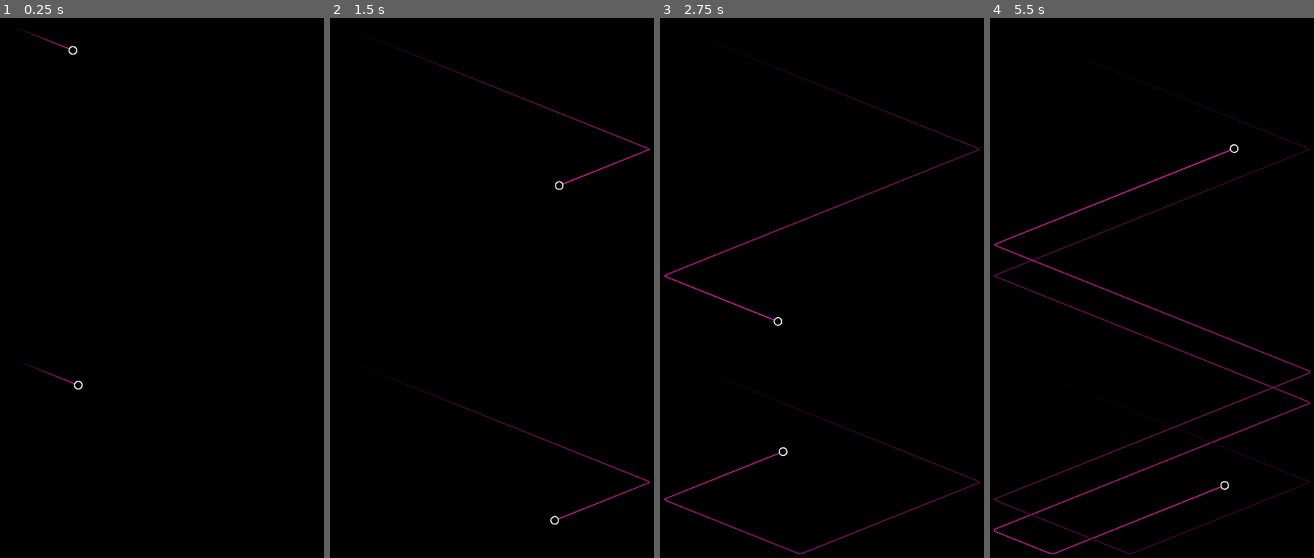
Above: before the commit, frames 1-4 (left to right).
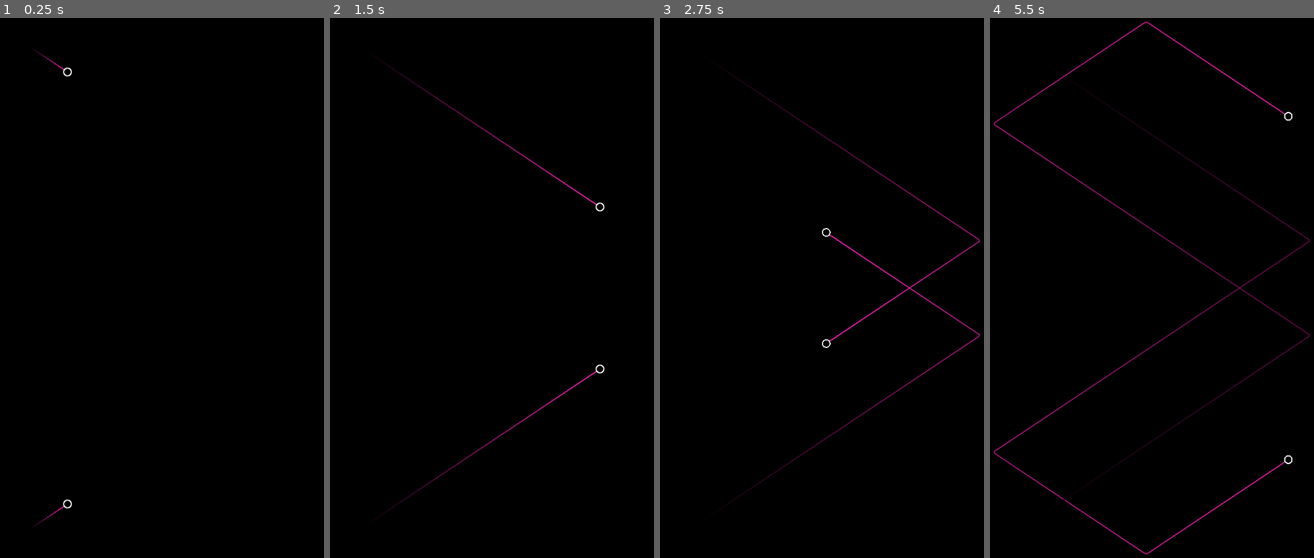
Above: after the commit, the same moments.

Repository: patrickmblack/satisfying-bounces
Game: Godot game, scene res://main.tscn
Two runs of this game, one before a commit and one after it. Both use one fixed random seed, a clock stepped at 60 frames per second and the inputs below.
Inputs:
- Up to frame 1 (0.25 s): no input
- Up to frame 2 (1.5 s): tap Enter (ui_accept) at 0.5, 0.77 s; hold Right (ui_right) from 0.53 s (still down)
- Up to frame 3 (2.75 s): tap Enter (ui_accept) at 1.52 s; release Right (ui_right) at 2.03 s; hold Left (ui_left) from 2.03 s (still down)
- Up to frame 4 (5.5 s): release Left (ui_left) at 2.78 s; hold Right (ui_right) 2.78-4.28 s; tap Enter (ui_accept) at 3.02, 3.77, 4.52 s; hold Left (ui_left) 4.28-5.03 s; hold Right (ui_right) from 5.03 s (still down)

The runs differ from the first frame. In frame 1, 0.2% of the frame differs, in the area x 5-26%, y 1-95%; in frame 2, 1.1%; in frame 3, 1.9%; in frame 4, 3.8%, in the area x 1-99%, y 0-100%.

Commit message:
Move ball's starting position and velocity
Balls start more evenly from edge of screen, with mirrored velocity

Diff:
--- a/ball_by_code.gd
+++ b/ball_by_code.gd
@@ -2,7 +2,7 @@
 
 @export var speed = 100
 @export var radius = 8
-@export var speed_increment = .5
+@export var speed_increment = 1.5
 @export var radius_increment = 1
 @export var random_deflect = 0.5
 @export var velocity = Vector2(5, 2)
--- a/main.tscn
+++ b/main.tscn
@@ -5,7 +5,9 @@
 [node name="main" type="Node2D"]
 
 [node name="ball_by_code" parent="." instance=ExtResource("1_f0vcq")]
-position = Vector2(10, 10)
+position = Vector2(50, 50)
+velocity = Vector2(3, 2)
 
 [node name="ball_by_code2" parent="." instance=ExtResource("1_f0vcq")]
-position = Vector2(20, 630)
+position = Vector2(50, 950)
+velocity = Vector2(3, -2)
